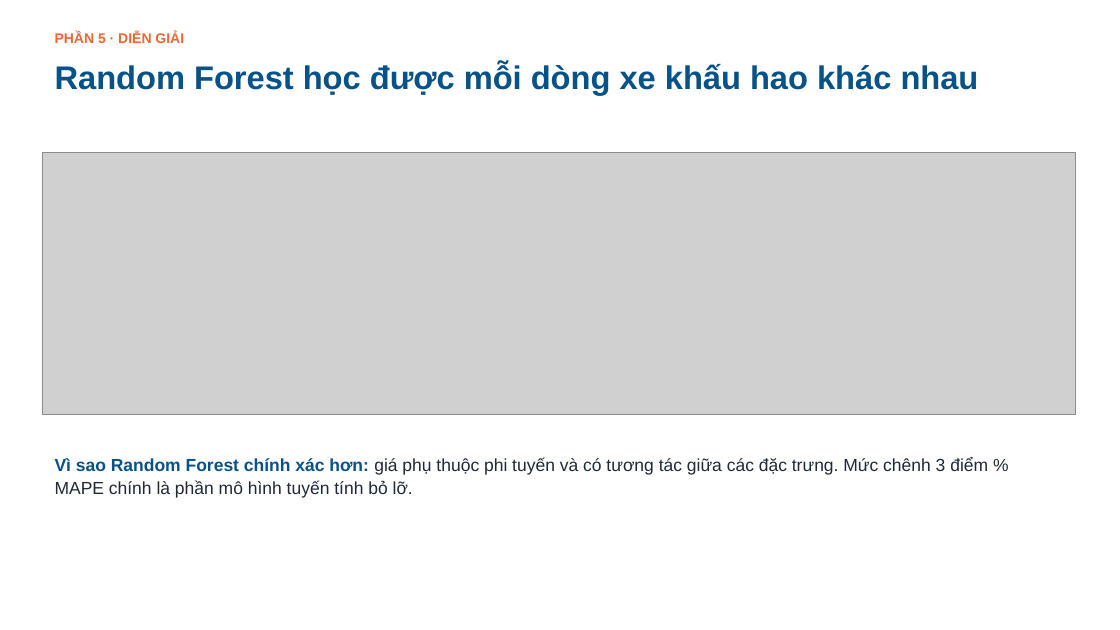
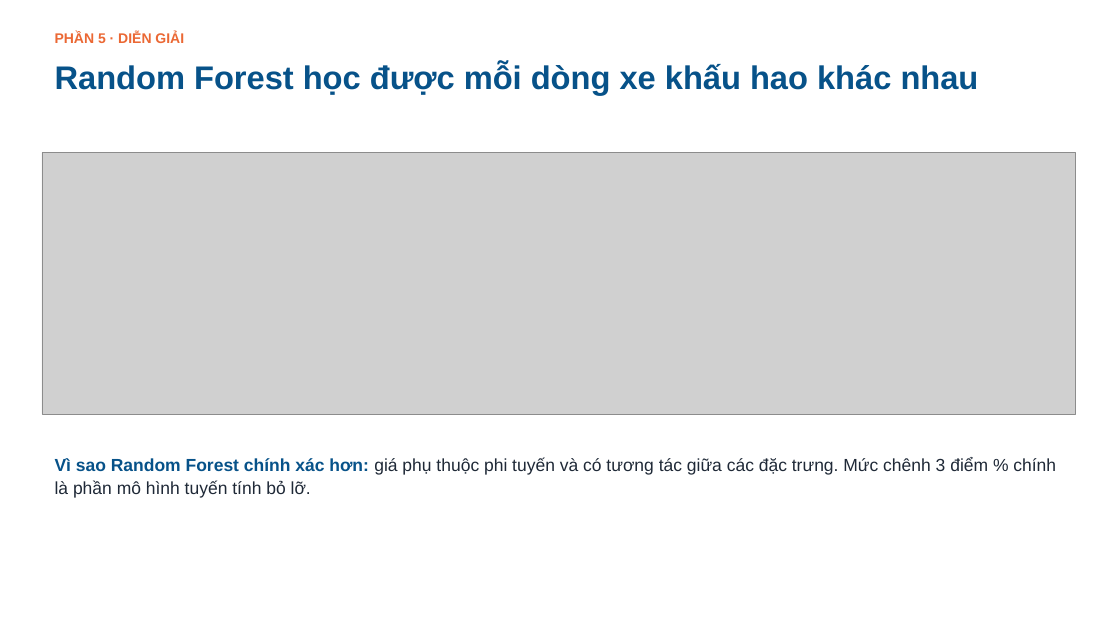
Before and after one commit to tiendc57/DataScience, a slide deck: slide 31 of slides/Bao_cao_Du_doan_gia_o_to.pptx. Drawn at 1120x630 pixels with LibreOffice and Linux fonts; fonts in the diff are those of the drawing; grey boxes stand for pictures; background and template pictures are left out. Boxes give left, top, right and bottom in pixels: in the first picture for what was removed or moved away, otherwise in the second. Text is boxed around its words. In the diff, an @@ line names an element or a change of style, - is before the commit and + after.

```diff
--- a/slides/Bao_cao_Du_doan_gia_o_to.pptx
+++ b/slides/Bao_cao_Du_doan_gia_o_to.pptx
@@ text at (x1=55, y1=458, x2=1056, y2=498): text changed @@
-Vì sao Random Forest chính xác hơn: giá phụ thuộc phi tuyến và có tương tác giữa các đặc trưng. Mức chênh 3 điểm % MAPE chính là phần mô hình tuyến tính bỏ lỡ.
+Vì sao Random Forest chính xác hơn: giá phụ thuộc phi tuyến và có tương tác giữa các đặc trưng. Mức chênh 3 điểm % chính là phần mô hình tuyến tính bỏ lỡ.
```
Also in this commit, not shown: 15 other slides changed, 18 slides added, 18 slides removed, 18 other files.
